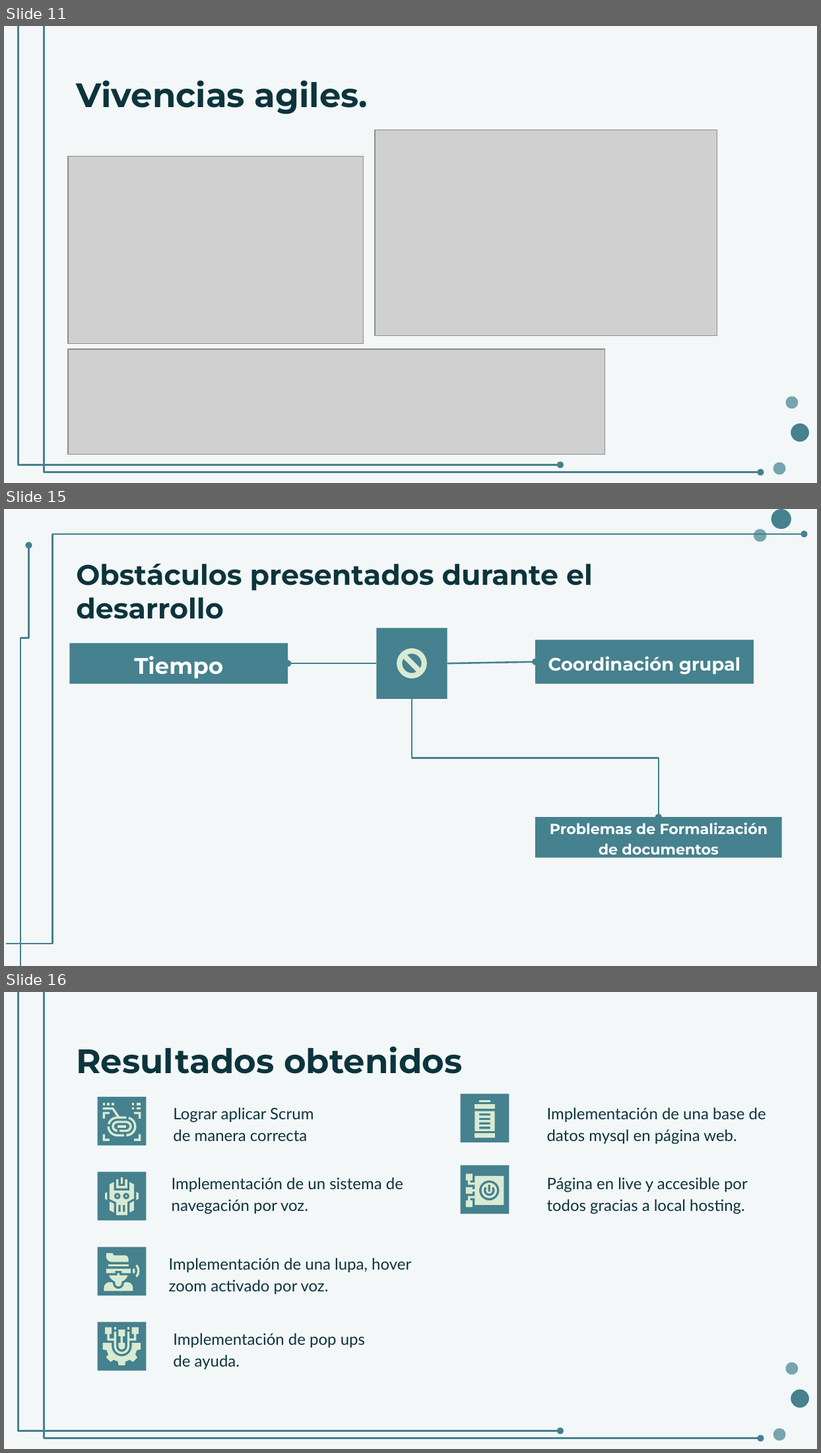
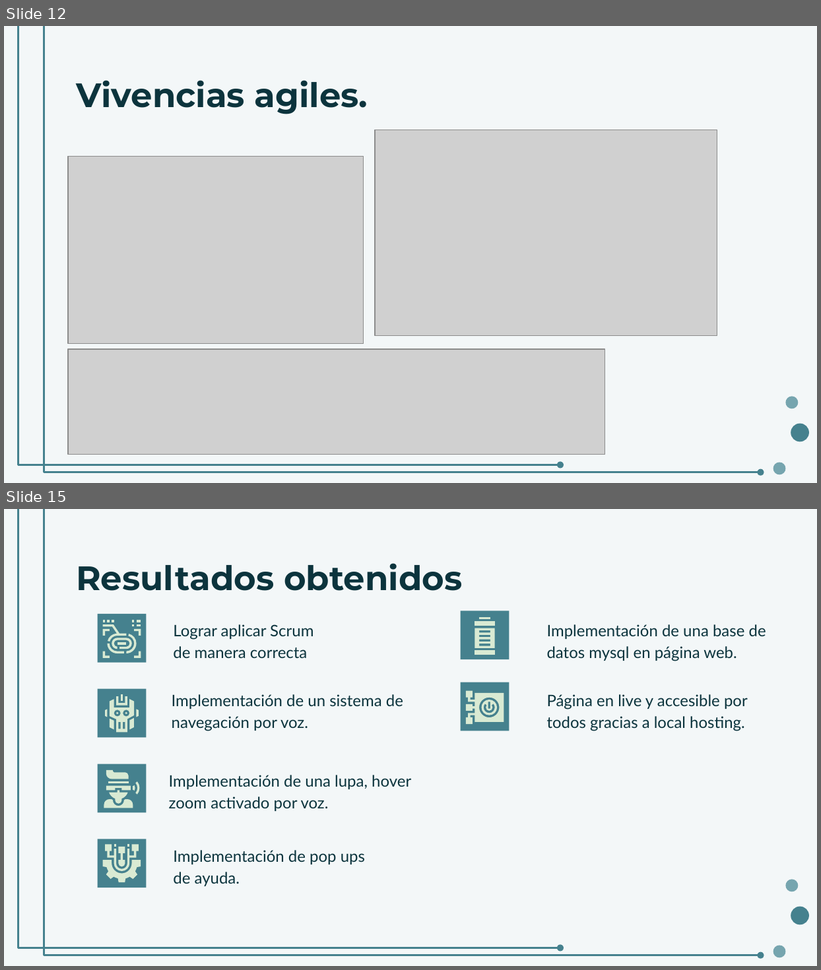
Before and after one commit to FelipeMunhoz18/FelipeMunhoz18-Bravo-Vargas-Munoz-Docs, a slide deck: Evidencias del Proyecto/Capstone ppt.pptx. Shown one above the other, each under a label of ours: slides 11, 15 and 16 before the commit, slides 12 and 15 after it; the slides between them are not shown. The pictures are 821x1453 and 821x970 pixels, drawn with LibreOffice and Linux fonts; fonts in the diff are those of the drawing; grey boxes stand for pictures. Boxes give left, top, right and bottom in pixels: in the first picture for what was removed or moved away, otherwise in the second. Text is boxed around its words. In the diff, an @@ line names an element or a change of style, - is before the commit and + after.

```diff
--- a/Evidencias del Proyecto/Capstone ppt.pptx
+++ b/Evidencias del Proyecto/Capstone ppt.pptx
@@ slide 15 removed at [4,509,817,966], background #F3F7F8 @@
@@ freeform shape removed at [772,509,792,529] @@
@@ elbow arrow removed from (7, 944) to (804, 534) @@
@@ elbow arrow removed from (20, 966) to (28, 545) @@
@@ freeform shape removed at [754,529,767,543] @@
@@ title removed at [76,564,593,619] @@
-Obstáculos presentados durante el desarrollo
@@ rectangle removed at [70,643,288,684] @@
-Tiempo
@@ rectangle removed at [376,628,447,698] @@
@@ rectangle removed at [536,640,754,684] @@
-Coordinación grupal
@@ arrow removed from (376, 663) to (288, 663) @@
@@ freeform shape removed at [395,649,428,679] @@
@@ arrow removed from (447, 663) to (536, 662) @@
@@ elbow arrow removed from (412, 699) to (659, 817) @@
@@ rectangle removed at [536,817,782,858] @@
-Problemas de Formalización de documentos
@@ what was slide 11 is now slide 12 @@
@@ what was slide 16 is now slide 15 @@
```
Also in this commit, not shown: 3 slides changed, 1 slide added, 1 other slide removed.
